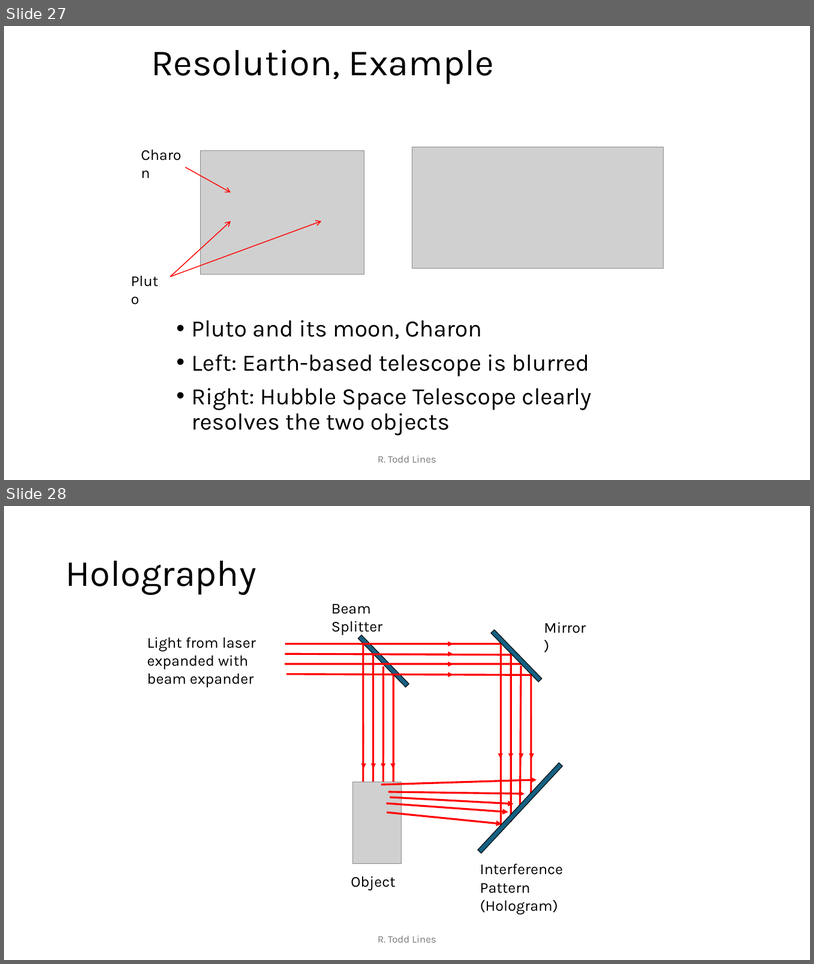
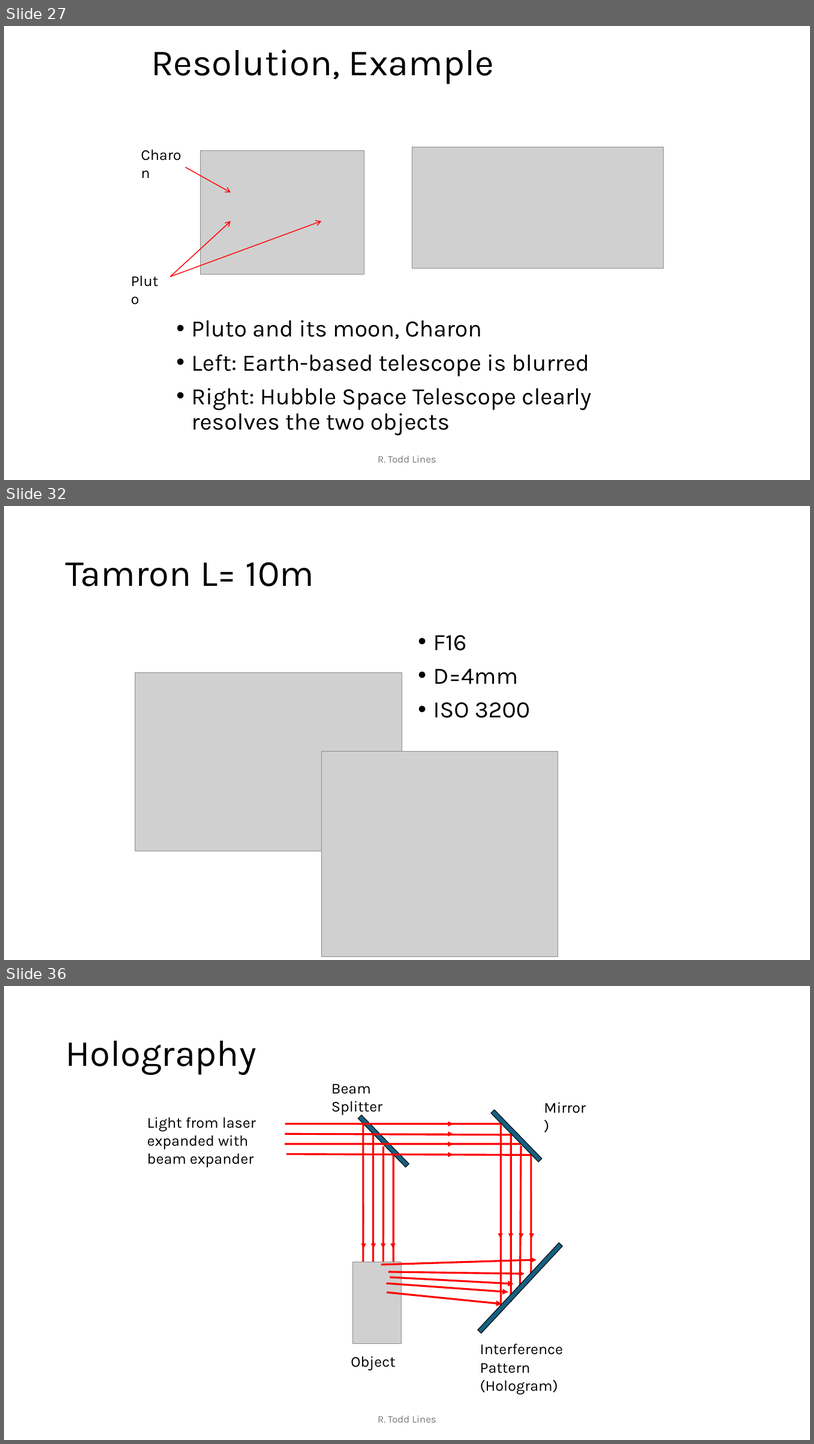
Before and after one commit to rtlines/Introductory-Physics-II, a slide deck: Lecture_Slides/PH 123 Lecture 24.pptx. Shown one above the other, each under a label of ours: slides 27 and 28 before the commit, slides 27, 32 and 36 after it; the slides between them are not shown. The pictures are 814x964 and 814x1444 pixels, drawn with LibreOffice and Linux fonts; fonts in the diff are those of the drawing; grey boxes stand for pictures. Boxes give left, top, right and bottom in pixels: in the first picture for what was removed or moved away, otherwise in the second. Text is boxed around its words. In the diff, an @@ line names an element or a change of style, - is before the commit and + after.

```diff
--- a/Lecture_Slides/PH 123 Lecture 24.pptx
+++ b/Lecture_Slides/PH 123 Lecture 24.pptx
@@ slide 32 added at [4, 506, 810, 960], background #FFFFFF @@
@@ title added at [65, 562, 314, 586], 44 pt, text #000000 @@
+Tamron L= 10m
@@ text added at [434, 635, 530, 718], 28 pt, text #000000 @@
+• F16
+• D=4mm
+• ISO 3200
@@ picture added at [135, 672, 402, 850] @@
@@ picture added at [321, 751, 559, 956] @@
@@ what was slide 28 is now slide 36 @@
```
Also in this commit, not shown: 8 other slides added, 10 other files.
